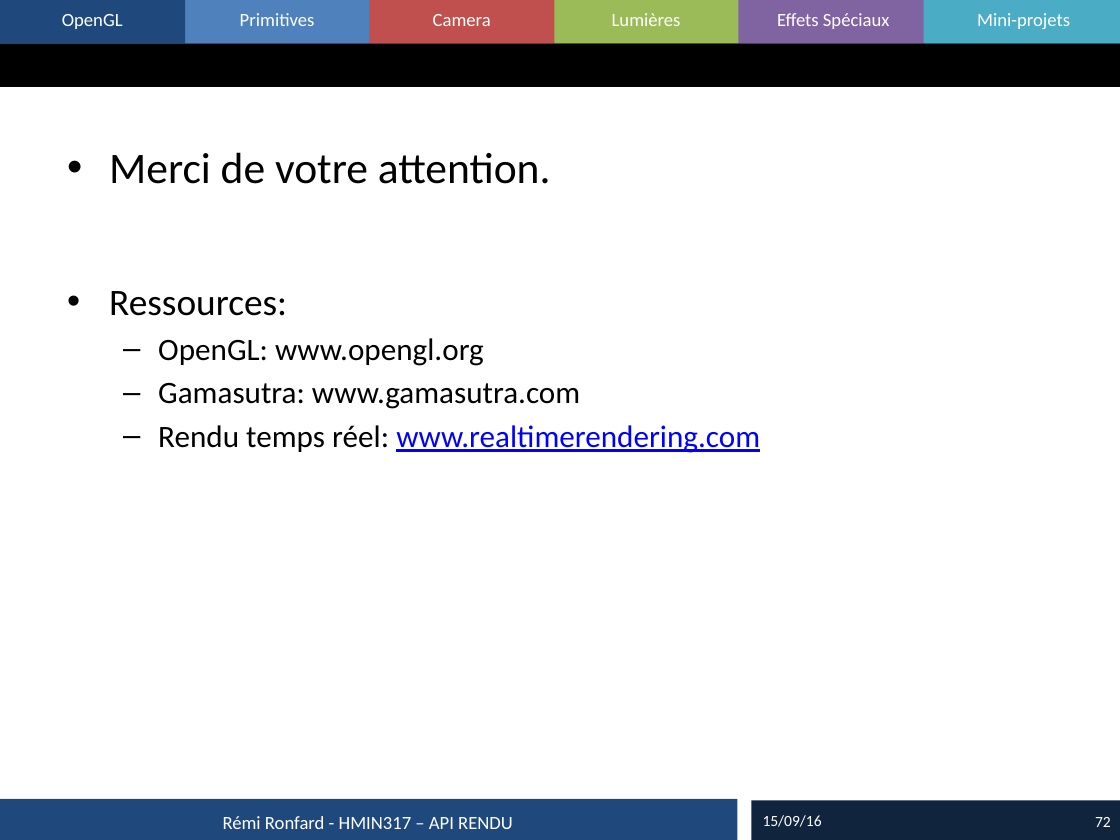
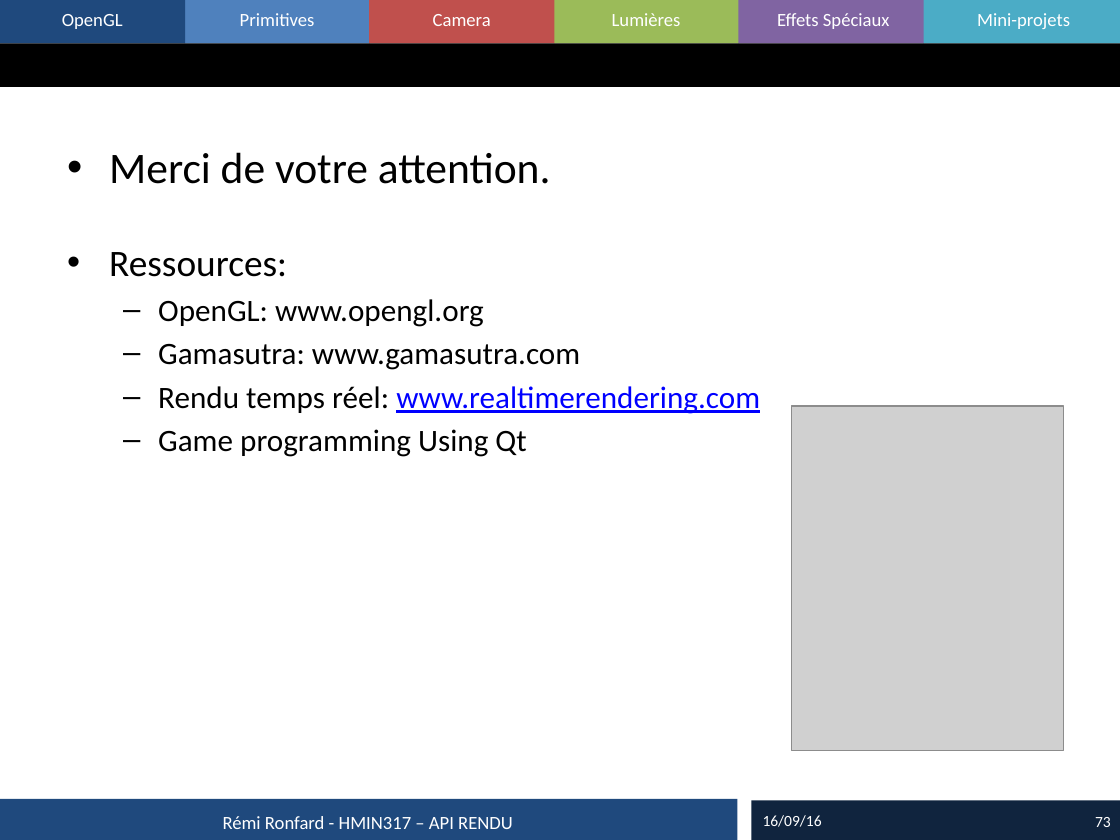
Before and after one commit to master-imagina/hmin317, a slide deck: slide 73 of cours/2016_01_Rendu.pptx (slide 72 before the commit). Drawn at 1120x840 pixels with LibreOffice and Linux fonts; fonts in the diff are those of the drawing; grey boxes stand for pictures. Boxes give left, top, right and bottom in pixels: in the first picture for what was removed or moved away, otherwise in the second. Text is boxed around its words. In the diff, an @@ line names an element or a change of style, - is before the commit and + after.

```diff
--- a/cours/2016_01_Rendu.pptx
+++ b/cours/2016_01_Rendu.pptx
@@ picture added at [792, 405, 1064, 750] @@
@@ text at [158, 429, 526, 457]: paragraph added @@
+  – Game programming Using Qt
@@ text at [763, 815, 822, 827]: text changed @@
-15/09/16
+16/09/16
@@ page number at [1095, 817, 1111, 827]: text changed @@
-72
+73
```
Also in this commit, not shown: 19 other slides changed, 1 slide added, 3 other files.
